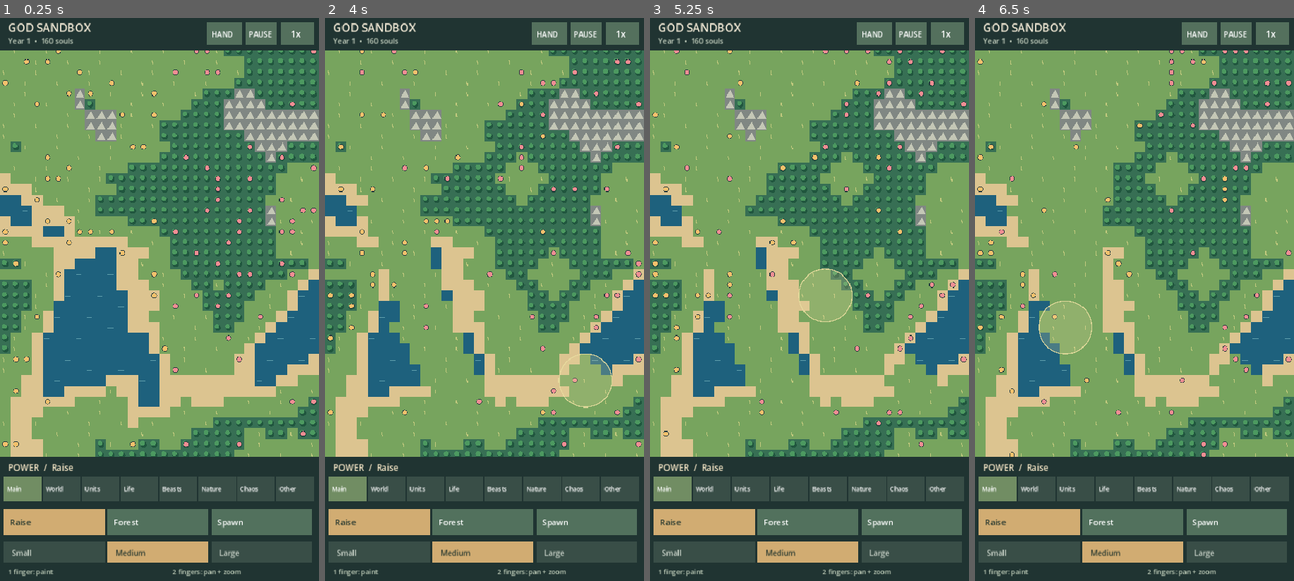
Above: before the commit, frames 1-4 (left to right).
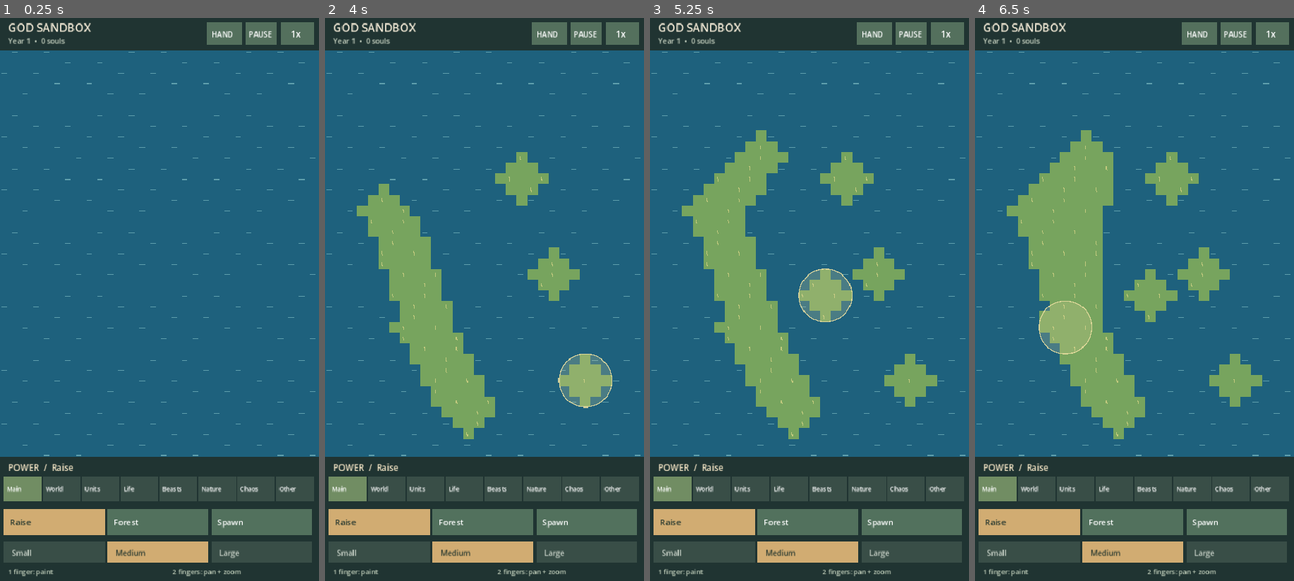
Above: after the commit, the same moments.

Repository: sebbbbrrrr/God-sandbox
Game: Godot game, scene res://scenes/world.tscn
Same seed, same stepped clock (60 frames per second), same inputs: the game is played once before the commit and once after it.
Inputs (mouse positions are in pixels of both pictures, inside the frame that each line leads up to):
- Up to frame 1 (0.25 s): no input
- Up to frame 2 (4 s): move the mouse to (554, 271) at 0.52 s; click (554, 271) at 0.67 s; drag from (420, 327) to (468, 412) at 1.27 s; move the mouse to (516, 175) at 2.02 s; click (516, 175) at 2.17 s; drag from (468, 412) to (388, 215) at 2.77 s; move the mouse to (580, 383) at 3.52 s; click (580, 383) at 3.67 s
- Up to frame 3 (5.25 s): drag from (713, 215) to (761, 158) at 4.27 s; move the mouse to (825, 299) at 5.02 s; click (825, 299) at 5.17 s
- Up to frame 4 (6.5 s): drag from (1086, 158) to (1070, 327) at 5.77 s

The runs differ from the first frame. In frame 1, 63% of the frame differs, in the area x 0-100%, y 3-78%; in frame 2, 58%; in frame 3, 56%; in frame 4, 54%.
Error before the commit: Invalid access to property or key 'toolmaking' on a base object of type 'RefCounted (SandboxSimulation)'. (res://scripts/items/physical_inventory.gd:160)
Error after the commit: Parse Error: Cannot infer the type of "use_tool" variable because the value doesn't have a set type. (res://scripts/ai/construction_economy.gd:206)

Commit message:
D3: finite flint/fibre, workyard-safe housing, tool-boosted physical gathering and durability

Diff:
--- a/scripts/ai/construction_economy.gd
+++ b/scripts/ai/construction_economy.gd
@@ -28,7 +28,7 @@
             if int(person["nation"]) == nation and int(person["hp"]) > 0:
                 population += 1
         for house in houses:
-            if int(house["nation"]) == nation:
+            if int(house["nation"]) == nation and int(house.get("capacity", 0)) > 0:
                 house_count += 1
         if house_count >= mini(12, ceili(float(population) / 6.0)) or not project_for(nation).is_empty():
             continue
@@ -69,9 +69,15 @@
 
 func left_at(world: RefCounted, x: int, y: int, material: String) -> int:
     var biome: int = world.at(x, y)
-    if (material == "wood" and biome != world.FOREST) or (material == "stone" and biome != world.MOUNTAIN):
+    if material in ["wood", "plant_fibre"] and biome != world.FOREST:
         return 0
-    return maxi(0, (6 if material == "wood" else 10) - int(depleted.get(str(world.index_of(x, y)), 0)))
+    if material in ["stone", "flint"] and biome != world.MOUNTAIN:
+        return 0
+    if material not in ["wood", "plant_fibre", "stone", "flint"]:
+        return 0
+    # Resources from the same cell share depletion; no independent
+    # timber/fibre or stone/flint duplication from a single tile.
+    return maxi(0, (6 if biome == world.FOREST else 10) - int(depleted.get(str(world.index_of(x, y)), 0)))
 
 func approach(world: RefCounted, from: Vector2i, source: Vector2i) -> Vector2i:
     var best := Vector2i(-1, -1)
@@ -120,9 +126,9 @@
         if str(job["kind"]) != "gather" or int(job["nation"]) != nation:
             continue
         if str(job["material"]) == "wood":
-            timber_in_transit += 1
+            timber_in_transit += maxi(1, int(job.get("amount", 0)))
         elif str(job["material"]) == "stone":
-            stone_in_transit += 1
+            stone_in_transit += maxi(1, int(job.get("amount", 0)))
     if int(stockpiles[nation]["wood"]) + timber_in_transit < HOUSE_WOOD:
         return "wood"
     if int(stockpiles[nation]["stone"]) + stone_in_transit < HOUSE_STONE:
@@ -154,12 +160,13 @@
             var material := missing_material(nation)
             if material.is_empty():
                 return false
+            world.toolmaking.try_equip(world, person, material)
             var source := source_for(world, person, material)
             if source.is_empty():
                 return false
             job = {"kind": "gather", "nation": nation, "phase": "source",
                 "material": material, "source": source["source"], "target": source["target"],
-                "wood": 0, "stone": 0}
+                "wood": 0, "stone": 0, "amount": 0}
         jobs[id] = job
         mind["route"] = []
         mind["next_path_tick"] = world.tick
@@ -184,7 +191,7 @@
         if walk(world, person, mind, depot):
             var material := str(task["material"])
             if world.inventory.transfer(world, "citizen:" + id,
-                    "settlement:" + str(task["nation"]), {material: 1}, int(person["id"])):
+                    "settlement:" + str(task["nation"]), {material: maxi(1, int(task.get("amount", 1)))}, int(person["id"])):
                 jobs.erase(id)
                 mind["route"] = []
         return true
@@ -195,10 +202,16 @@
         mind["route"] = []
         return false
     if walk(world, person, mind, target) and Nav.manhattan(Vector2i(int(person["x"]), int(person["y"])), source) <= 1:
-        if world.inventory.extract(world, int(person["id"]), str(task["material"]), source):
+        var material := str(task["material"])
+        var use_tool := world.toolmaking.tool_for(world, person, material) != ""
+        var count: int = mini(2 if use_tool else 1, left_at(world, source.x, source.y, material))
+        if world.inventory.extract(world, int(person["id"]), material, source, count):
             world.occupations.on_real_work(world, person,
-                "woodcutter" if str(task["material"]) == "wood" else "quarry_worker")
-            task[str(task["material"])] = 1 # legacy jobs remain inspectable
+                "woodcutter" if material == "wood" else "quarry_worker", count)
+            task[material] = count # old job inspection stays compatible
+            task["amount"] = count
+            if use_tool:
+                world.toolmaking.wear(world, person, material)
             task["phase"] = "depot"
             mind["route"] = []
     return true
